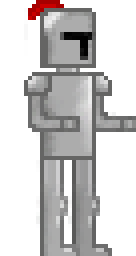
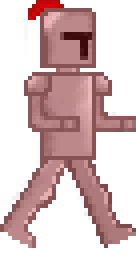
The second 136 × 256 image is a revision of the first. Changes to its layers:
showed "Dmg Test 1", painted on it over [0, 0, 136, 256]
showed group "Leeeegs jump" (3 layers) over [0, 148, 136, 248]
hid group "Leeeegs 1" (3 layers) over [36, 160, 112, 256]
